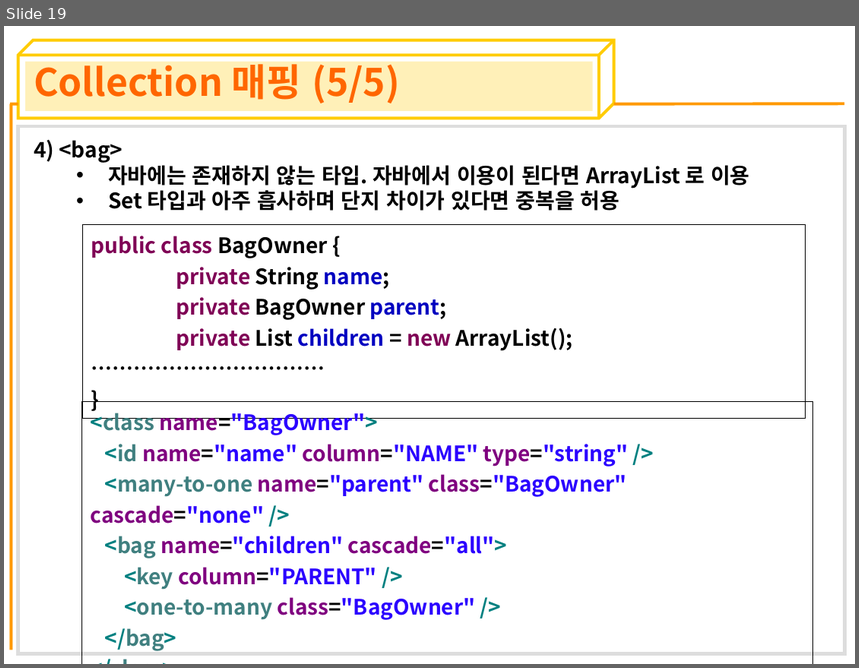
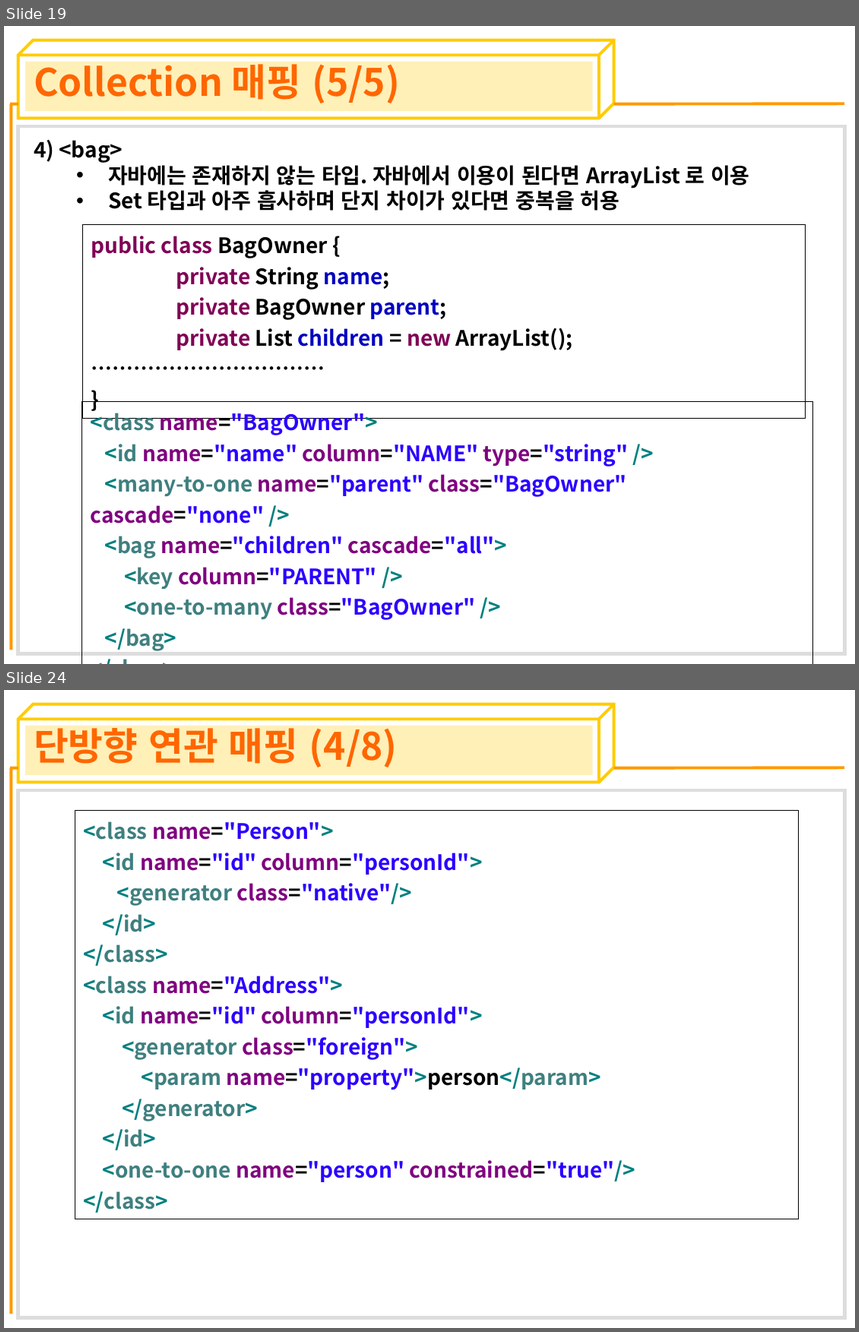
Before and after one commit to crazyjin7/sds-java-framework, a slide deck: FrameworkWeb/doc/PPT/08장_ORMapping.ppt. Shown one above the other, each under a label of ours: slide 19 before the commit, slides 19 and 24 after it; the slides between them are not shown. The pictures are 859x668 and 859x1332 pixels, drawn with LibreOffice and Linux fonts; fonts in the diff are those of the drawing. Boxes give left, top, right and bottom in pixels: in the first picture for what was removed or moved away, otherwise in the second. Text is boxed around its words. In the diff, an @@ line names an element or a change of style, - is before the commit and + after.

```diff
--- a/FrameworkWeb/doc/PPT/08장_ORMapping.ppt
+++ b/FrameworkWeb/doc/PPT/08장_ORMapping.ppt
@@ slide 24 added at [4,690,855,1328], background #FFFFFF; not listed: 6 template elements that a slide beside it also shows @@
@@ title added at [34,722,398,768], 32 pt, text #FF6600, bold @@
+단방향 연관 매핑 (4/8)
@@ table added at [75,811,798,1216], 1 rows, 1 columns @@
+<class name="Person"> / <id name="id" column="personId"> / <generator class="native"/> / </id> / </class> / <class name="Address"> / <id name="id" column="personId"> / <generator class="foreign"> / <param name="property">person</param> / </generator> / </id> / <one-to-one name="person" constrained="true"/> / </class>
```
Also in this commit, not shown: 22 other slides added, 1 other file.
